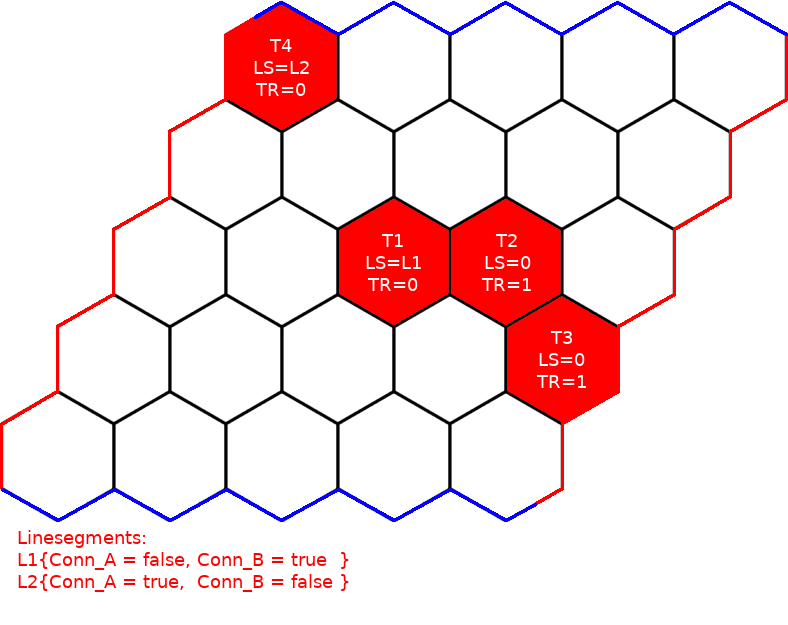
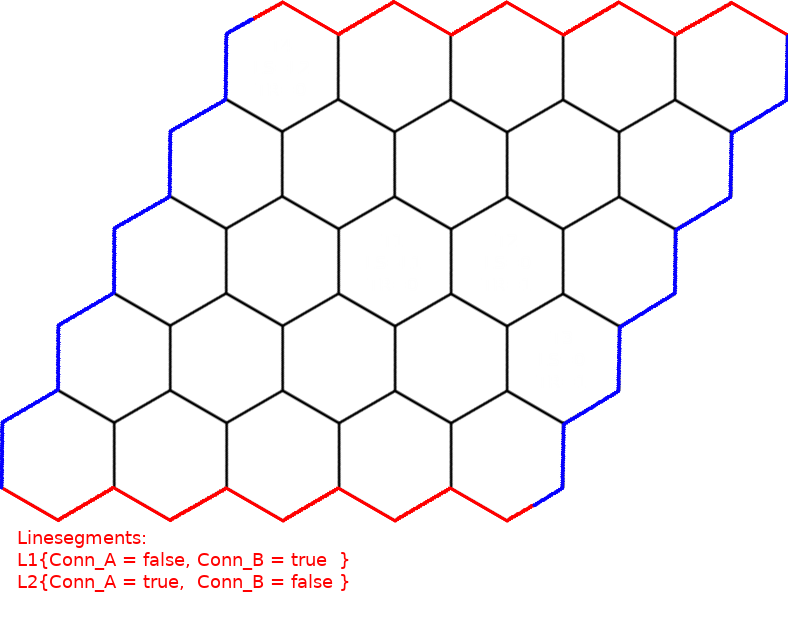
Layered file, before and after one edit (788×625). Changes by layer:
added layer "Pasted Layer" above "T4 ..." over left=0, top=0, right=788, bottom=523
hid "GFig copy", painted on it over left=0, top=0, right=788, bottom=522
painted on "GFig" over left=0, top=0, right=788, bottom=523
